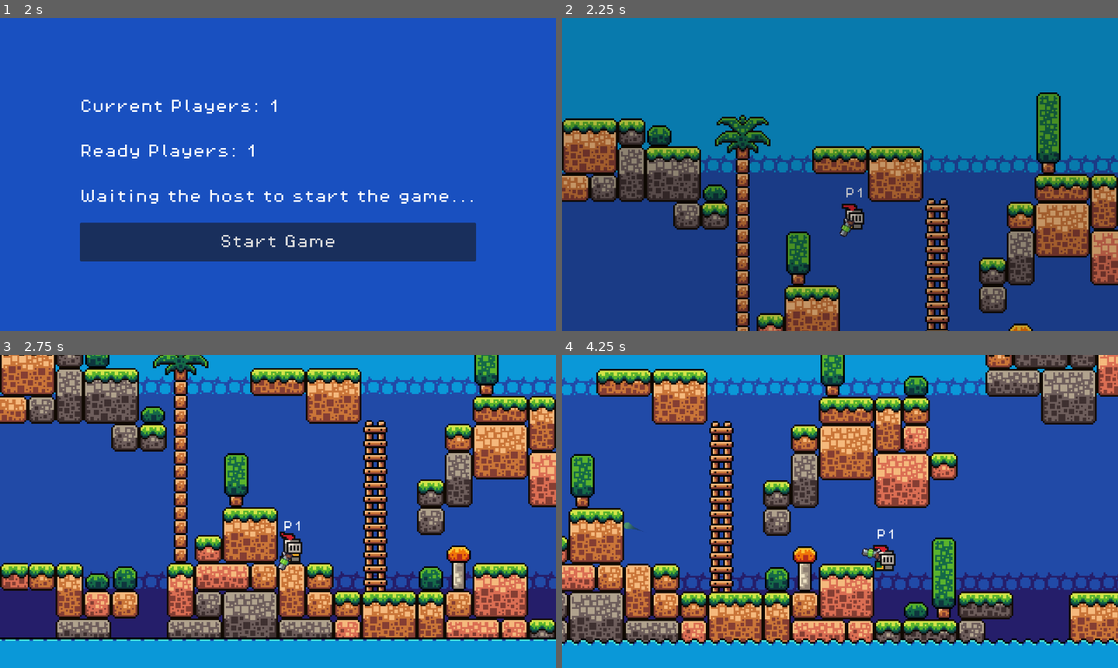
Above: before the commit, frames 1-4 (two rows, left to right).
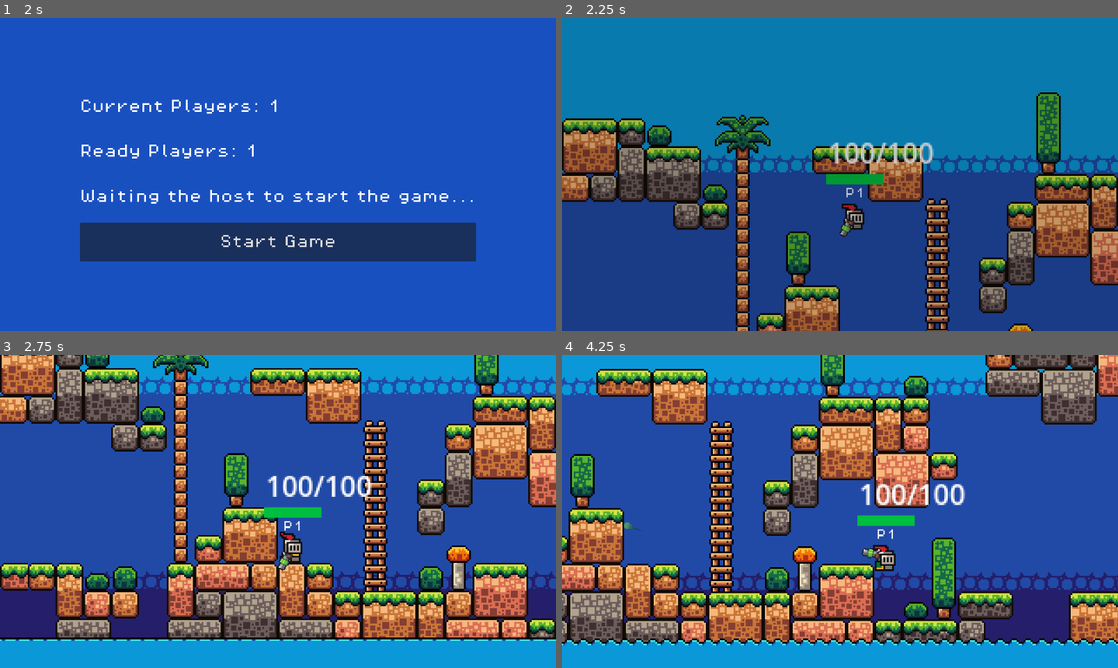
Above: after the commit, the same moments.

Repository: Kewei-cpu/Godot-2D-Platformer
Game: Godot game, scene res://scenes/main_menu.tscn
The game is run twice, just before and just after one commit, with the same random seed, the same clock (stepped at 60 frames per second) and the same inputs.
Inputs (mouse positions are in pixels of both pictures, inside the frame that each line leads up to):
- Up to frame 1 (2 s): click (278, 271) at 0.52 s; type "12" at 0.6 s; click "Host" at 1.25 s
- Up to frame 2 (2.25 s): click "Start Game" at 2 s
- Up to frame 3 (2.75 s): no input
- Up to frame 4 (4.25 s): move the mouse to (962, 495) at 2.77 s; hold D (move_right) from 2.78 s (still down); tap Shift (lock) at 2.85, 3.8 s; tap W (jump) at 3.02, 3.77 s; click (962, 495) at 3.05 s; move the mouse to (728, 527) at 3.52 s; click (728, 527) at 3.6 s

Frame 1 is identical in both runs. In frame 2, 1.0% of the frame differs, in the area x 47-67%, y 39-54%; in frame 3, 1.0%; in frame 4, 1.1%, in the area x 53-73%, y 41-55%.

Commit message:
healthbar
press f1 to test

Diff:
--- a/project.godot
+++ b/project.godot
@@ -71,6 +71,11 @@
 "events": [Object(InputEventMouseButton,"resource_local_to_scene":false,"resource_name":"","device":-1,"window_id":0,"a …(258 unchanged characters)…
 ]
 }
+test={
+"deadzone": 0.2,
+"events": [Object(InputEventKey,"resource_local_to_scene":false,"resource_name":"","device":0,"window_id":0,"alt_pressed":false,"shift_pressed":false,"ctrl_pressed":false,"meta_pressed":false,"pressed":false,"keycode":0,"physical_keycode":4194332,"key_label":0,"unicode":0,"location":0,"echo":false,"script":null)
+]
+}
 
 [physics]
 
--- /dev/null
+++ b/scenes/healthbar.gd
@@ -0,0 +1,24 @@
+extends Node2D
+
+@export var max_health: int = 100:
+	set(value):
+		max_health = max(1, value)
+		update_health_display()
+
+@export var health: int = 100:
+	set(value):
+		health = clamp(value, 0, max_health)
+		update_health_display()
+
+
+
+
+
+func _ready():
+	update_health_display()
+	#$OtherNode.health_changed.connect(_on_variable_changed)
+
+
+
+func update_health_display():
+	var a
--- a/scenes/player.tscn
+++ b/scenes/player.tscn
@@ -653,8 +653,6 @@
 sprite_frames = SubResource("SpriteFrames_tuyoq")
 animation = &"idle"
 autoplay = "idle"
-frame = 1
-frame_progress = 0.20301
 
 [node name="BlockSprite" type="AnimatedSprite2D" parent="."]
 visible = false
@@ -669,3 +667,23 @@
 [node name="HitColor" type="Timer" parent="."]
 wait_time = 0.1
 one_shot = true
+
+[node name="HealthbarBackground" type="ColorRect" parent="."]
+offset_left = -8.0
+offset_top = -32.0
+offset_right = 25.0
+offset_bottom = -26.0
+color = Color(0.0954408, 0.319425, 0.449492, 1)
+
+[node name="HealthFill" type="ColorRect" parent="."]
+offset_left = -8.0
+offset_top = -32.0
+offset_right = 25.0
+offset_bottom = -26.0
+color = Color(0, 0.745098, 0.247059, 1)
+
+[node name="HealthLabel" type="Label" parent="."]
+offset_left = -7.0
+offset_top = -56.0
+offset_right = 25.0
+offset_bottom = -33.0
--- a/scripts/player.gd
+++ b/scripts/player.gd
@@ -36,6 +36,15 @@
 
 @export var MAX_HEALTH = 100
 
+
+
+@onready var healthbar_background: ColorRect = $HealthbarBackground
+@onready var health_fill: ColorRect = $HealthFill
+@onready var health_label: Label = $HealthLabel
+
+
+
+
 var _camouflaged = false
 var _frozen = false
 
@@ -59,10 +68,17 @@
 	#if is_multiplayer_authority():
 	#print(1)
 	#name_tag.label_settings.font_color = Color(0.456, 0.777, 0.153)
+	health_label.text = "%d/%d" % [health, MAX_HEALTH]
 	pass
 
 
 func _process(_delta: float) -> void:
+
+	if Input.is_action_just_pressed("test"):
+		health -= 10
+		on_health_changed()
+
+
 	if !is_multiplayer_authority():
 		return
 
@@ -195,6 +211,9 @@
 func set_frozen(is_frozen: bool):
 	_frozen = is_frozen
 	name_tag.visible = !is_frozen
+	health_fill.visible = !is_frozen
+	health_label.visible = !is_frozen
+	healthbar_background.visible = !is_frozen
 
 func is_camouflaged():
 	return _camouflaged
@@ -207,7 +226,7 @@
 func bullet_hit(damage, collision_normal, hitback):
 	health -= damage
 	hit_color.start()
-
+	on_health_changed()
 	if health <= 0:
 		respawn()
 
@@ -221,3 +240,25 @@
 	bullet.transform = muzzle.global_transform
 	bullet.global_scale = Vector2(1, 1)
 	bullet.set_multiplayer_authority(pid)
+
+
+
+
+	#
+
+
+func on_health_changed():
+	if not is_inside_tree():
+		return
+
+	var health_ratio = float(health) / MAX_HEALTH
+	health_fill.scale.x = health_ratio
+
+	health_label.text = "%d/%d" % [health, MAX_HEALTH]
+
+	if health_ratio < 0.3:
+		health_fill.color = Color.RED
+	elif health_ratio < 0.6:
+		health_fill.color = Color.YELLOW
+	else:
+		health_fill.color = Color.GREEN
Not shown, added: scenes/healthbar.gd.uid
